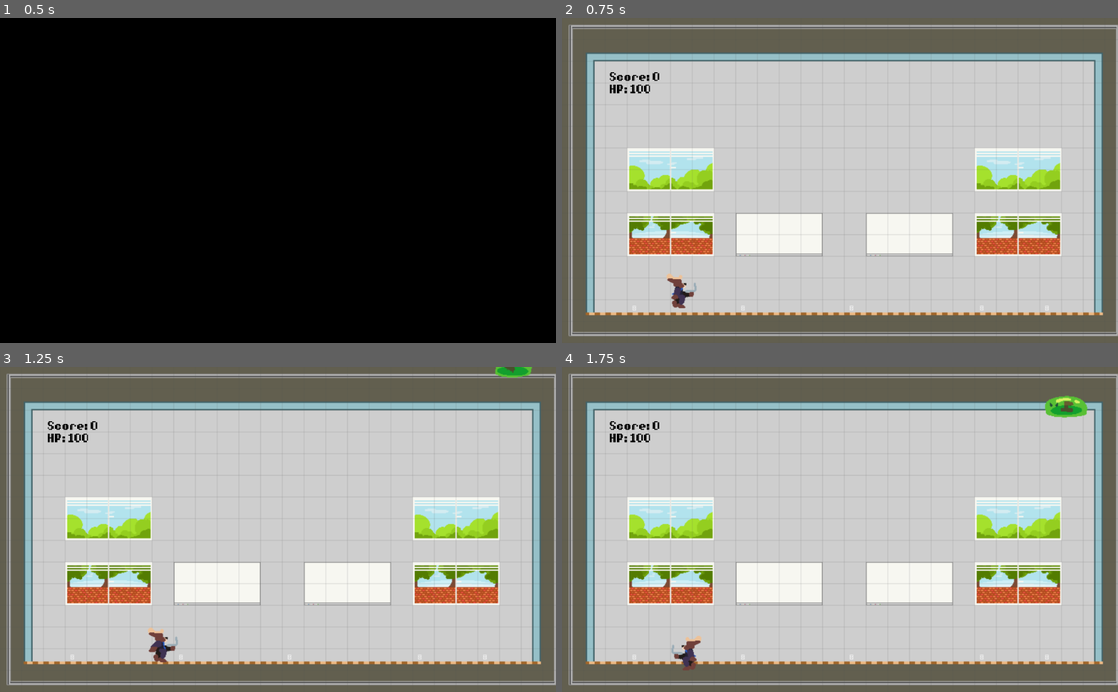
Above: before the commit, frames 1-4 (two rows, left to right).
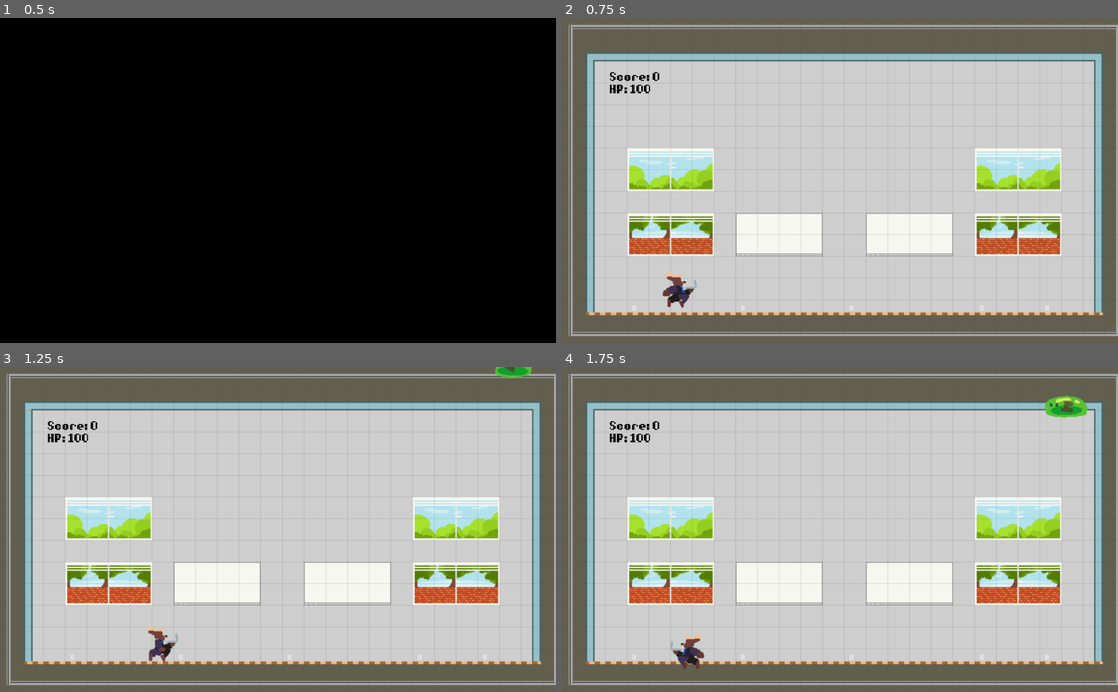
Above: after the commit, the same moments.

Repository: lseper/cornhacks-2023
Game: Godot game, scene res://scenes/intro.tscn
Two runs of this game, one before a commit and one after it. Both use one fixed random seed, a clock stepped at 60 frames per second and the inputs below. The engine's default icon, where the game draws it, is replaced by a stand-in: a white triangle on a blue panel in a dark square. Video files are missing from this copy of the repository; at most half a second of black plays in their place. Sound files missing from this copy of the repository are replaced by a short silence.
Inputs:
- Up to frame 1 (0.5 s): no input
- Up to frame 2 (0.75 s): tap Enter (ui_accept) at 0.5, 0.6 s; hold Right (move_right) from 0.53 s (still down)
- Up to frame 3 (1.25 s): keep holding Right (move_right); tap Enter (ui_accept) at 0.77, 1.07 s
- Up to frame 4 (1.75 s): release Right (move_right) at 1.28 s; hold Left (move_left) from 1.28 s (still down); tap Enter (ui_accept) at 1.35, 1.52 s

Frame 1 is identical in both runs. In frame 2, 0.3% of the frame differs, in the area x 18-25%, y 77-90%; in frame 3, 0.3%; in frame 4, 0.3%.

Commit message:
take damage

Diff:
--- a/game/actors/player.tscn
+++ b/game/actors/player.tscn
@@ -6,12 +6,16 @@
 [ext_resource path="res://scripts/Player.gd" type="Script" id=7]
 
 [sub_resource type="CapsuleShape2D" id=2]
+radius = 8.0
 height = 28.0
 
 [sub_resource type="CircleShape2D" id=3]
 radius = 8.0
 
+[sub_resource type="CircleShape2D" id=4]
+
 [node name="Player" type="KinematicBody2D"]
+collision_mask = 14
 script = ExtResource( 7 )
 velocity = Vector2( 0, 10 )
 gravity = Vector2( 0, 2 )
@@ -20,15 +24,14 @@
 position = Vector2( 0, -25 )
 frames = ExtResource( 1 )
 animation = "running"
-frame = 5
 playing = true
 
 [node name="CharacterCollider" type="CollisionShape2D" parent="."]
-position = Vector2( 0, -25 )
+position = Vector2( 2, -22 )
 shape = SubResource( 2 )
 
 [node name="Laptop" type="KinematicBody2D" parent="."]
-collision_mask = 9
+collision_mask = 10
 moving_platform_apply_velocity_on_leave = 2
 script = ExtResource( 2 )
 
@@ -41,3 +44,10 @@
 position = Vector2( 25, -25 )
 scale = Vector2( 0.25, 0.25 )
 texture = ExtResource( 3 )
+
+[node name="Ass" type="KinematicBody2D" parent="."]
+collision_mask = 2
+
+[node name="CollisionShape2D" type="CollisionShape2D" parent="Ass"]
+position = Vector2( -19, -14 )
+shape = SubResource( 4 )
--- a/game/scenes/level.tscn
+++ b/game/scenes/level.tscn
@@ -966,7 +966,7 @@
 tile_data = PoolIntArray( -327652, 3, 0, -262116, 3, 0, -131076, 3, 0, -196580, 3, 0, -65540, 3, 0, -131044, 3, 0, -4,  …(5734 unchanged characters)…
 
 [node name="Player" parent="." instance=ExtResource( 2 )]
-position = Vector2( 164.8, 429.6 )
+position = Vector2( 164, 428.8 )
 collision_mask = 15
 velocity = Vector2( 160, 0 )
 gravity = Vector2( 0, 60 )
@@ -988,5 +988,5 @@
 
 [connection signal="hp_changed" from="." to="RichTextLabel" method="_on_hp_changed"]
 [connection signal="score_changed" from="." to="RichTextLabel" method="_on_score_changed"]
-[connection signal="_hp_changed" from="Player" to="." method="_on_hp_changed"]
+[connection signal="hp_changed" from="Player" to="." method="_on_hp_changed"]
 [connection signal="finished" from="intro" to="." method="_on_intro_finished"]
--- a/game/scripts/Laptop.gd
+++ b/game/scripts/Laptop.gd
@@ -2,7 +2,7 @@
 
 var reset_pos = Vector2(0, 0)
 
-func _process(delta: float) -> void:
+func _process(_elta: float) -> void:
 	position = reset_pos
 	var collision = move_and_collide(Vector2(0, 0))
 
--- a/game/scripts/Manager.gd
+++ b/game/scripts/Manager.gd
@@ -15,7 +15,7 @@
 	elif state.hp + delta < 0:
 		state.hp = 0
 	else:
-		state.hp -= delta
+		state.hp += delta
 
 	emit_signal('hp_changed', state.hp)
 
--- a/game/scripts/Player.gd
+++ b/game/scripts/Player.gd
@@ -1,12 +1,19 @@
 extends ActorBase
 class_name Player
 
-signal _hp_changed(delta)
+signal hp_changed(delta)
 
 export var speed = 160
 var direction = 1
+var invuln = false
 
-func _process(delta: float) -> void:
+func make_vulnerable():
+	invuln = false
+
+func _physics_process(_delta: float) -> void:
+	$Ass.move_and_slide(Vector2(0, 0), Vector2.UP)
+
+func _process(_delta: float) -> void:
 	var movement = Input.get_action_strength("move_right") - Input.get_action_strength("move_left")
 
 	if movement < -0.25:
@@ -20,8 +27,11 @@
 		$AnimatedSprite.flip_h = false
 		$Laptop.reset_pos.x = 0
 
-	var collision = get_last_slide_collision()
+	var collision = $Ass.get_last_slide_collision()
+
 	if is_instance_valid(collision) and is_instance_valid(collision.collider):
-		if collision.collider.has_method("get_damage"):
+		if collision.collider.has_method("get_damage") and not invuln:
 			var damage = collision.collider.get_damage()
-			emit_signal("_hp_changed", damage)
+			invuln = true
+			get_tree().create_timer(0.5).connect("timeout", self, "make_vulnerable")
+			emit_signal("hp_changed", -damage)
--- a/game/scripts/intro.gd
+++ b/game/scripts/intro.gd
@@ -42,6 +42,6 @@
 	# switch scenes here
 	get_tree().change_scene("res://scenes/menu.tscn")
 
-func _process(delta: float) -> void:
+func _process(_delta: float) -> void:
 	if Input.is_action_just_pressed("ui_accept"):
 		get_tree().change_scene("res://scenes/menu.tscn")
--- a/game/scripts/team_logo.gd
+++ b/game/scripts/team_logo.gd
@@ -9,6 +9,6 @@
 	$Tween.interpolate_property(self, "rotation_degrees", tween_values[0], tween_values[1], 5, Tween.TRANS_LINEAR, Tween.EASE_IN_OUT)
 	$Tween.start()
 
-func _on_tween_completed(object, key):
+func _on_tween_completed(_object, _key):
 	tween_values.invert()
 	_start_tween()
Not shown: 1 places in game/actors/player.tscn that only renumber resources
